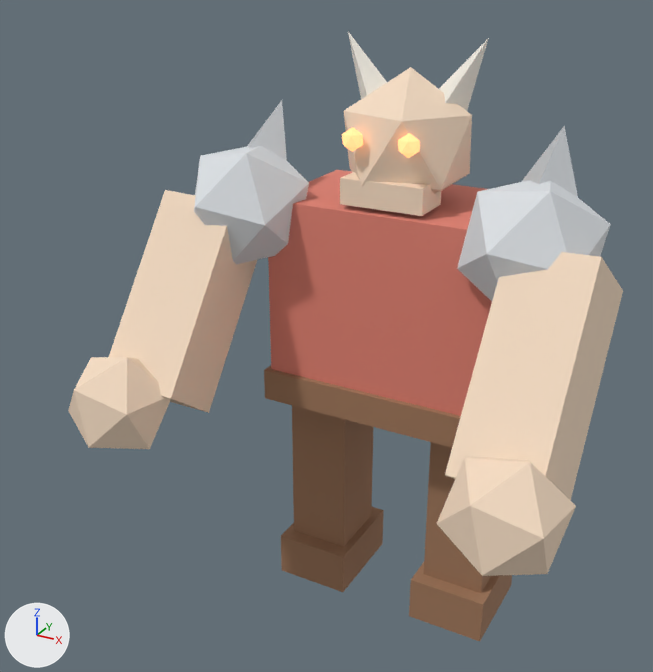
The glTF model assets/animations/wave2/brute_smash.glb as it was, and as the next commit left it.
One viewpoint serves both versions: a 50 mm lens placed at (1.05, -2.42, 2.1), pointed at (-0.09, -0.35, 1.06). The axes (+X, +Y, +Z) are drawn at lower left. The lights are the same throughout. The picture after the commit comes second.

The first picture shows 'arm_l.003', 'arm_r.003', 'belt.003', 'fist_l', 'fist_r', 'foot_l.003', 'foot_r.003', 'head.004', 'leg_l.004', 'shoulder_l.001', 'shoulder_r.001', 'torso.002' and 8 more.
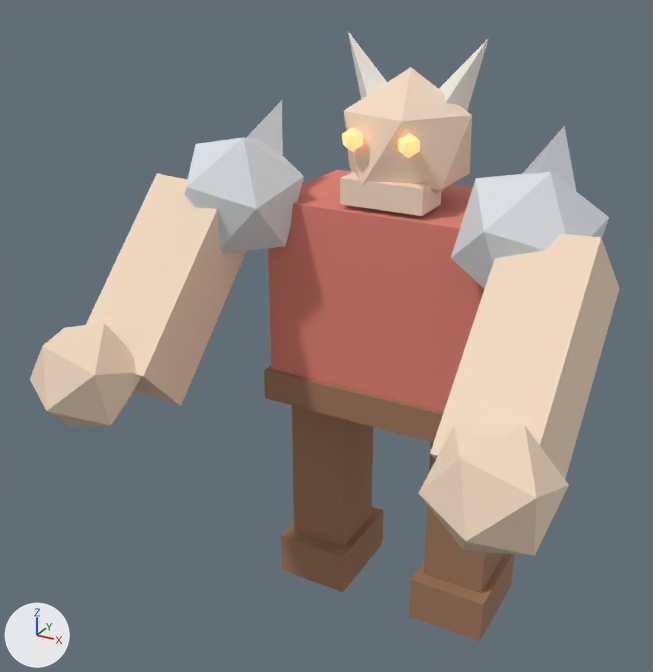
Not drawn themselves, but carrying or shaping drawn objects: ob_torso, ob_arm_l, ob_lower_arm_l, ob_arm_r, ob_lower_arm_r.

What changed in the scene script:
```text
Change ob_torso:
    ob_torso.rotation_euler: (-0.00178, 0.0, 0.0) -> (-0.00222, 0.0, 0.0)  # degrees (-0.1, 0, 0)
Change ob_arm_l:
    ob_arm_l.rotation_euler: (-0.63, 0.0, 0.0) -> (-0.787, 0.0, 0.0)  # degrees (-36, 0, 0) -> degrees (-45, 0, 0)
Change ob_lower_arm_l:
    ob_lower_arm_l.rotation_euler: (-0.45, 0.0, 0.0) -> (-0.563, 0.0, 0.0)  # degrees (-26, 0, 0) -> degrees (-32, 0, 0)
Change ob_arm_r:
    ob_arm_r.rotation_euler: (-0.63, 0.0, 0.0) -> (-0.787, 0.0, 0.0)  # degrees (-36, 0, 0) -> degrees (-45, 0, 0)
Change ob_lower_arm_r:
    ob_lower_arm_r.rotation_euler: (-0.45, 0.0, 0.0) -> (-0.563, 0.0, 0.0)  # degrees (-26, 0, 0) -> degrees (-32, 0, 0)
```

What differs and where, as boxes (x1, y1, x2, y2) in the pictures (653 x 672 px):
'torso.002', turned
    before: (268, 170, 492, 416)
    after: (268, 170, 484, 412)
'arm_r.003', turned
    before: (445, 252, 623, 501)
    after: (430, 233, 619, 479)
'arm_l.003', turned
    before: (109, 190, 257, 413)
    after: (86, 174, 246, 406)
'fist_r', turned
    before: (437, 457, 576, 576)
    after: (418, 425, 569, 556)
'shoulder_r.001', turned
    before: (457, 180, 611, 301)
    after: (451, 172, 609, 289)
'fist_l', turned
    before: (68, 357, 171, 449)
    after: (30, 323, 141, 426)
'head.004', turned
    both: (344, 67, 472, 194)
'shoulder_l.001', turned
    before: (194, 146, 309, 264)
    after: (184, 137, 304, 253)
'leg_l.004', turned
    before: (292, 406, 373, 547)
    after: (292, 405, 373, 547)
'belt.003', turned
    before: (264, 366, 461, 448)
    after: (264, 365, 444, 443)
'foot_r.003', turned
    before: (409, 562, 512, 641)
    after: (409, 553, 514, 641)
'leg_r.004', turned
    before: (424, 442, 491, 593)
    after: (424, 442, 503, 593)
'foot_l.003', turned
    both: (281, 506, 384, 592)
'jaw.001', turned
    both: (340, 172, 441, 216)
'spike_r', turned
    before: (521, 126, 578, 197)
    after: (522, 126, 576, 191)
'horn_r', turned
    both: (439, 38, 489, 111)
'spike_l', turned
    before: (248, 100, 287, 161)
    after: (246, 100, 283, 155)
'horn_l', turned
    before: (348, 32, 387, 99)
    after: (348, 31, 387, 99)
'eye_r.009', turned
    both: (398, 133, 420, 158)
'eye_l.009', turned
    both: (342, 127, 363, 152)
